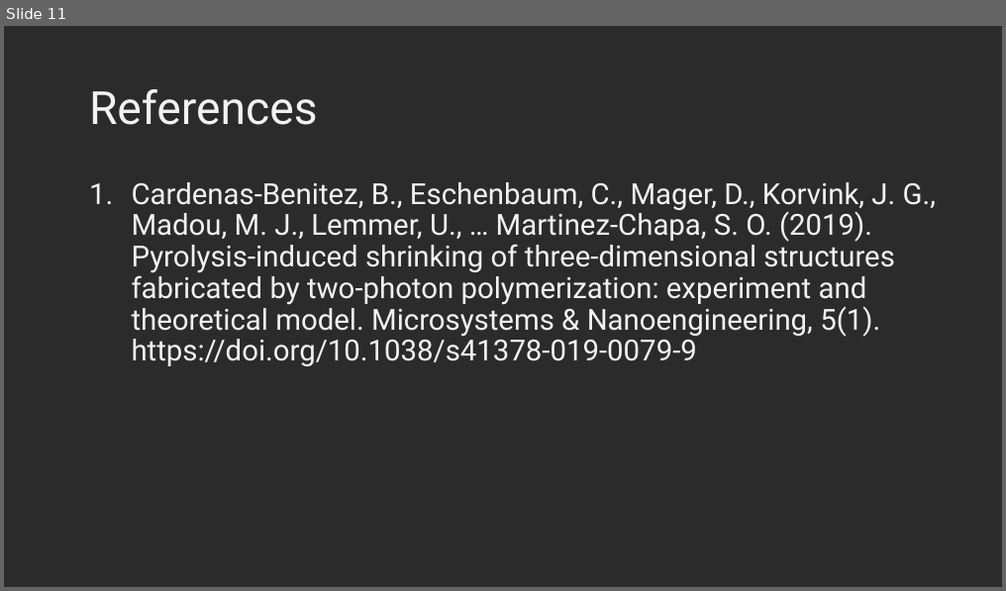
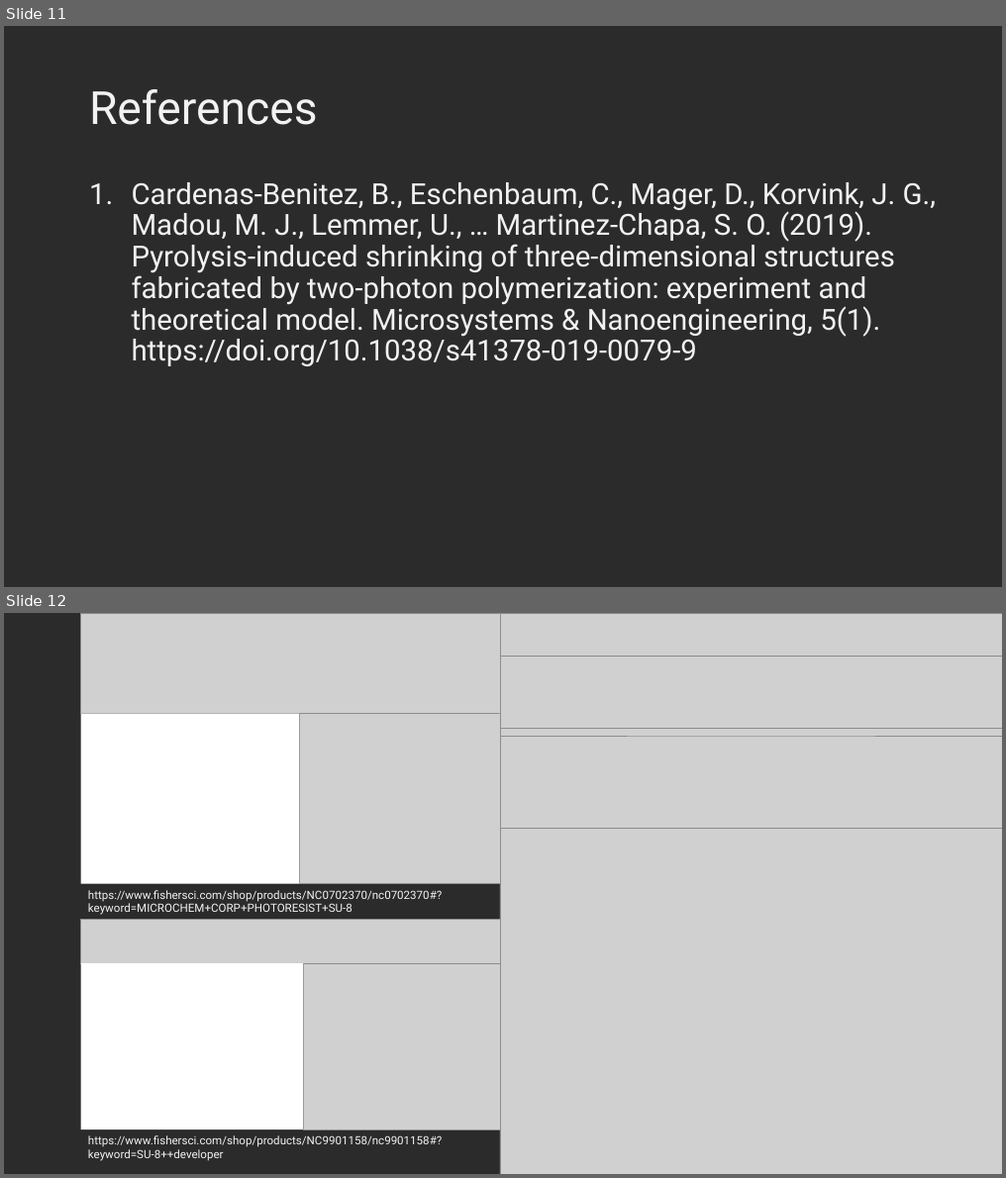
Before and after one commit to KiraSensei13/MNT_ITESM_Thesis, a slide deck: Shared_A01212611/Slides/GroupMeeting004_Pyrolysis_induced_shrinking.pptx. Shown one above the other, each under a label of ours: slide 11 before the commit, slides 11 and 12 after it. The pictures are 1006x591 and 1006x1178 pixels, drawn with LibreOffice and Linux fonts; fonts in the diff are those of the drawing; grey boxes stand for pictures; background and template pictures are left out; a plain dark background stands for a picture behind light text. Boxes give left, top, right and bottom in pixels: in the first picture for what was removed or moved away, otherwise in the second. Text is boxed around its words. In the diff, an @@ line names an element or a change of style, - is before the commit and + after.

```diff
--- a/Shared_A01212611/Slides/GroupMeeting004_Pyrolysis_induced_shrinking.pptx
+++ b/Shared_A01212611/Slides/GroupMeeting004_Pyrolysis_induced_shrinking.pptx
@@ slide 12 added at (4, 613, 1002, 1174), background picture (left out) @@
@@ group added at (81, 613, 1002, 1174): 9 pictures, 2 rectangles, 2 texts @@
+https://www.fishersci.com/shop/products/NC0702370/nc0702370#?keyword=MICROCHEM+CORP+PHOTORESIST+SU-8
+https://www.fishersci.com/shop/products/NC9901158/nc9901158#?keyword=SU-8++developer
```
Also in this commit, not shown: 1 slide changed, 6 other files.
